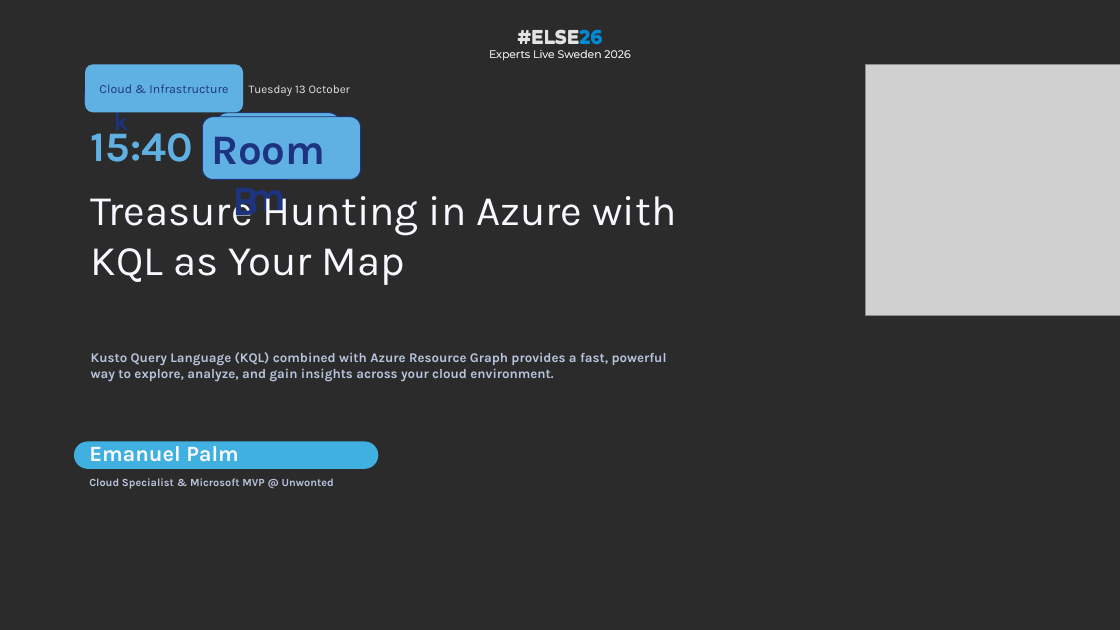
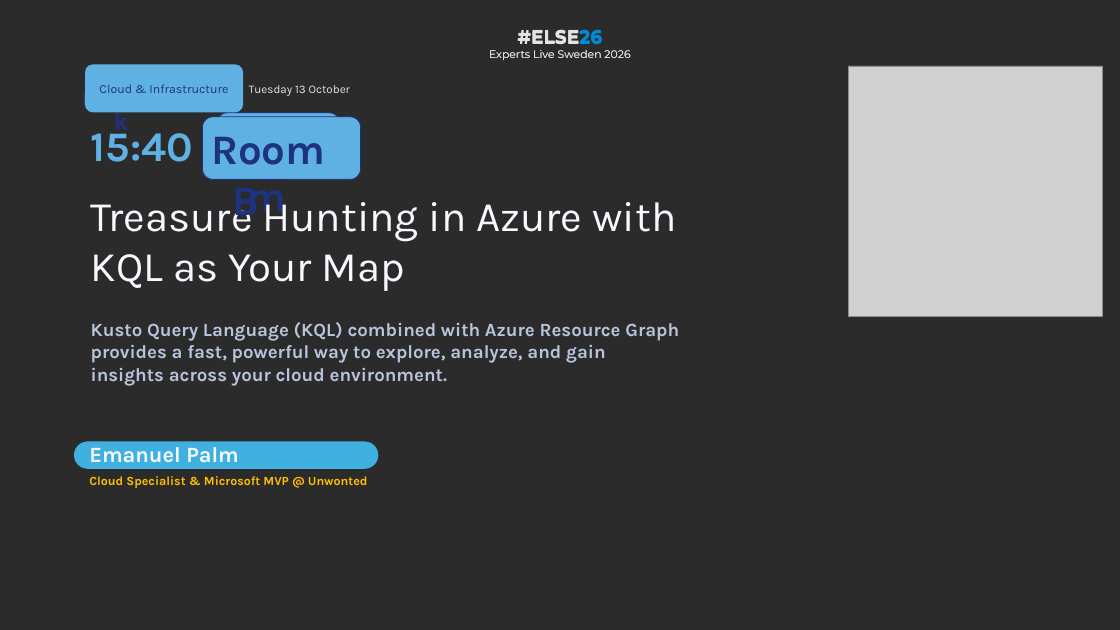
Before and after one commit to PalmEmanuel/ELSE26, a slide deck: slide 1 of ELSE26_TreasureHuntingInAzureWithKQL.pptx. Drawn at 1120x630 pixels with LibreOffice and Linux fonts; fonts in the diff are those of the drawing; grey boxes stand for pictures; background and template pictures are left out; a plain dark background stands for a picture behind light text. Boxes give left, top, right and bottom in pixels: in the first picture for what was removed or moved away, otherwise in the second. Text is boxed around its words. In the diff, an @@ line names an element or a change of style, - is before the commit and + after.

```diff
--- a/ELSE26_TreasureHuntingInAzureWithKQL.pptx
+++ b/ELSE26_TreasureHuntingInAzureWithKQL.pptx
@@ picture: place and size @@
-picture at <box>866,64,1120,315</box>
+picture at <box>848,66,1103,317</box>
@@ text "Treasure Hunting in Azure with ...": place and size @@
-text "Treasure Hunting in Azure with ..." at <box>91,188,676,285</box>
+text "Treasure Hunting in Azure with ..." at <box>91,193,676,291</box>
@@ text "Kusto Query Language (KQL) combined ...": place and size @@
-text "Kusto Query Language (KQL) combined ..." at <box>91,352,667,382</box>
+text "Kusto Query Language (KQL) combined ..." at <box>91,322,679,386</box>
@@ text "Kusto Query Language (KQL) combined ..." at <box>91,322,679,386</box>: size 17 to 24 pt @@
@@ text "Cloud Specialist & Microsoft MVP ..." at <box>89,476,368,488</box>: size 14 to 16 pt, text colour #B8C4DC to #FFC000 @@
```
Also in this commit, not shown: 4 other slides changed.
